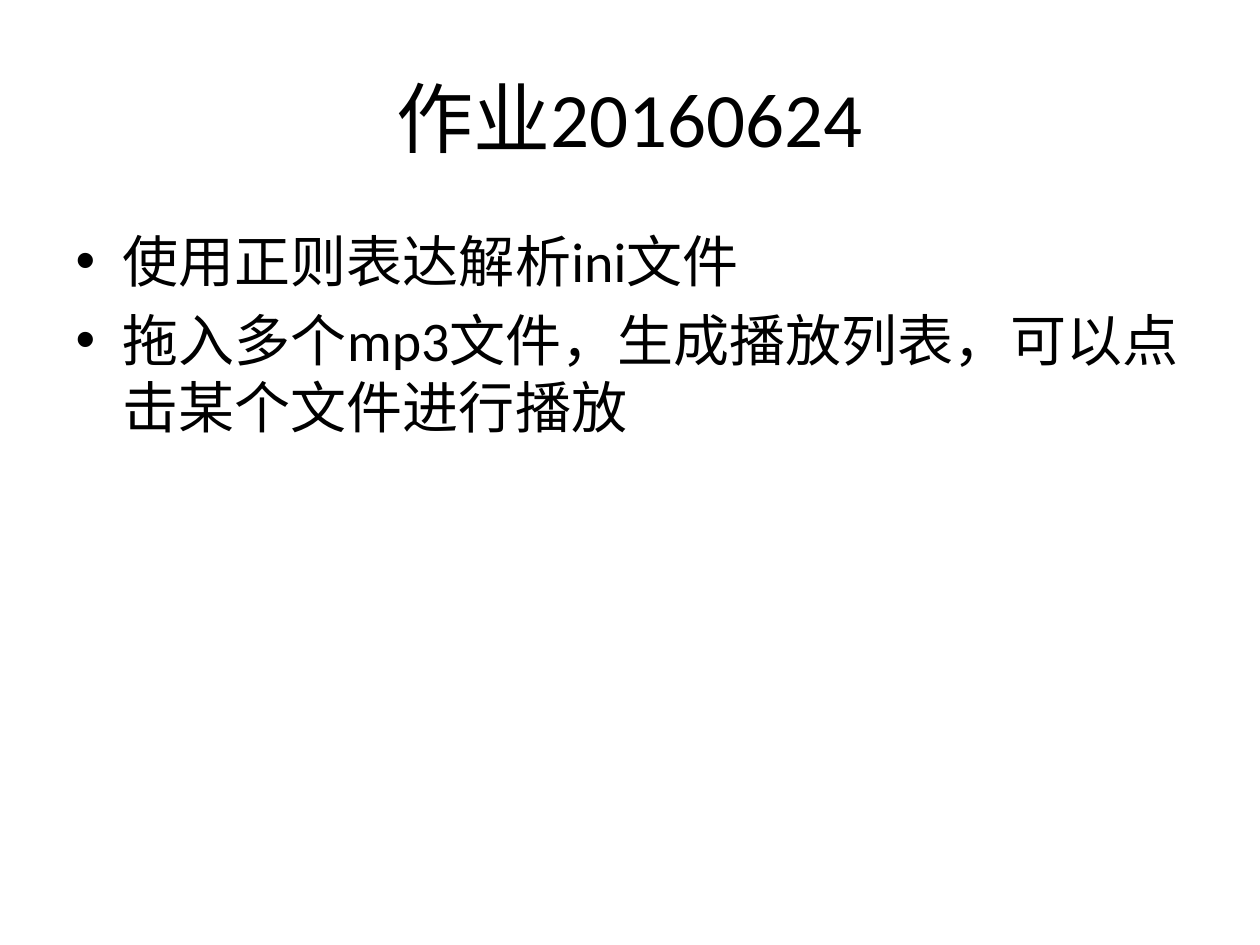
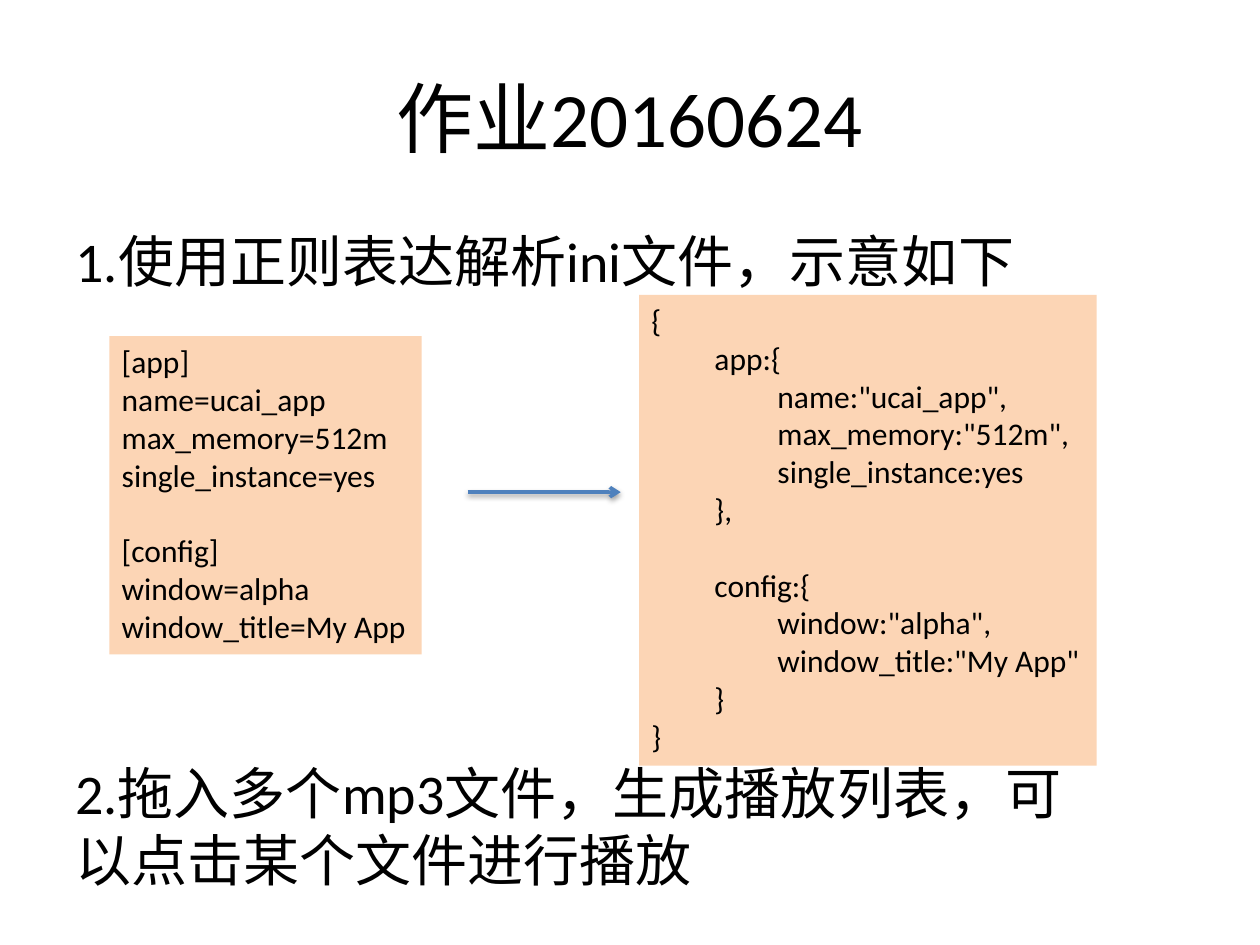
Before and after one commit to plter/HTML5Course20160612, a slide deck: slide 40 of Web前端教学记录.pptx. Drawn at 1260x945 pixels with LibreOffice and Linux fonts; fonts in the diff are those of the drawing. Boxes give left, top, right and bottom in pixels: in the first picture for what was removed or moved away, otherwise in the second. Text is boxed around its words. In the diff, an @@ line names an element or a change of style, - is before the commit and + after.

Commit message:
更新作业要求

```diff
--- a/Web前端教学记录.pptx
+++ b/Web前端教学记录.pptx
@@ text at (x1=76, y1=235, x2=1014, y2=288): text changed @@
-• 使用正则表达解析ini文件
-• 拖入多个mp3文件，生成播放列表，可以点击某个文件进行播放
+1.使用正则表达解析ini文件，示意如下
@@ rectangle added at (x1=639, y1=295, x2=1096, y2=766), fill #FCD5B5, 18 pt, text #000000 @@
+{
+app:{
+name:"ucai_app",
+max_memory:"512m",
+single_instance:yes
+},
+config:{
+window:"alpha",
+window_title:"My App"
+}
+}
@@ rectangle added at (x1=110, y1=336, x2=422, y2=654), fill #FCD5B5, 18 pt, text #000000 @@
+[app]
+name=ucai_app
+max_memory=512m
+single_instance=yes
+[config]
+window=alpha
+window_title=My App
@@ arrow added from (467, 493) to (621, 493), #4F81BD 2 pt @@
@@ text added at (x1=75, y1=767, x2=1061, y2=886), 32 pt, text #000000 @@
+2.拖入多个mp3文件，生成播放列表，可以点击某个文件进行播放
```
